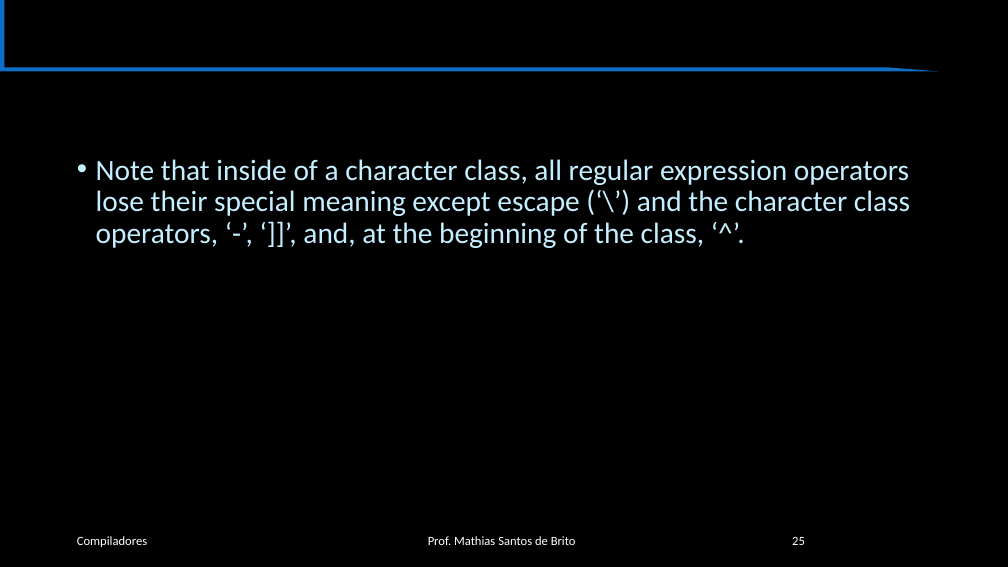
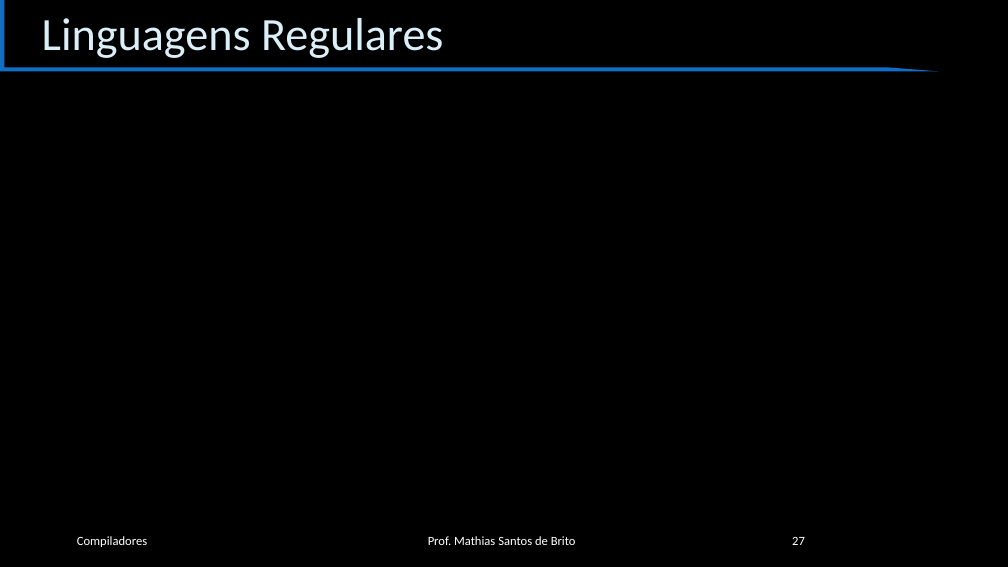
Before and after one commit to cet058-Org/2019.1, a slide deck: slide 27 of slides.pptx (slide 25 before the commit). Drawn at 1008x567 pixels with LibreOffice and Linux fonts; fonts in the diff are those of the drawing; grey boxes stand for pictures; background and template pictures are left out. Boxes give left, top, right and bottom in pixels: in the first picture for what was removed or moved away, otherwise in the second. Text is boxed around its words. In the diff, an @@ line names an element or a change of style, - is before the commit and + after.

```diff
--- a/slides.pptx
+++ b/slides.pptx
@@ title added at bbox=[42, 18, 443, 58], 44 pt, text #DBEFF9 @@
+Linguagens Regulares
@@ text removed at bbox=[96, 159, 910, 248] @@
-• Note that inside of a character class, all regular expression operators lose their special meaning except escape (‘\’) and the character class operators, ‘-’, ‘]]’, and, at the beginning of the class, ‘^’.
@@ page number at bbox=[792, 537, 805, 545]: text changed @@
-25
+27
```
Also in this commit, not shown: 1 other slide changed, 18 slides added.
